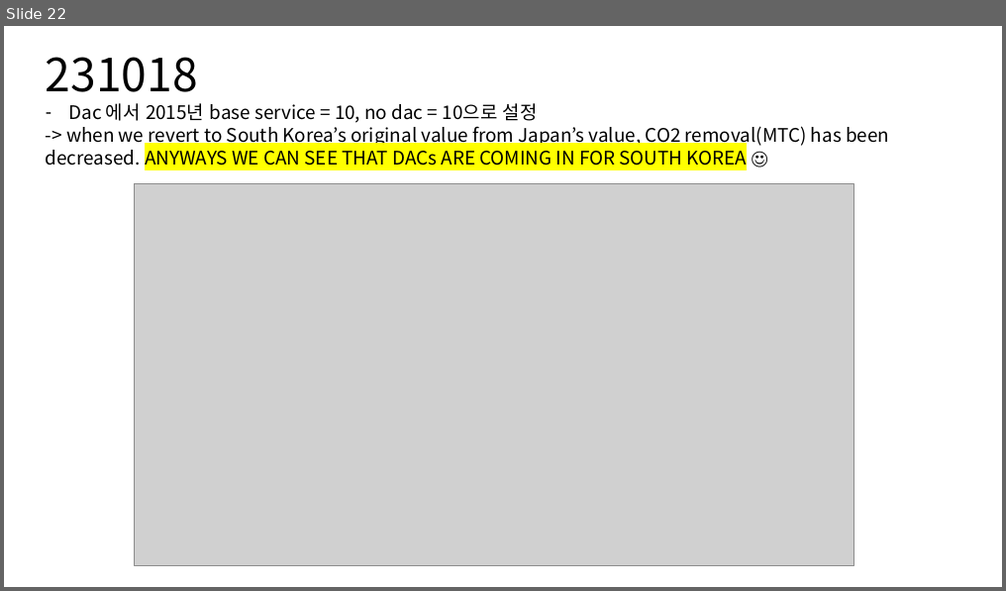
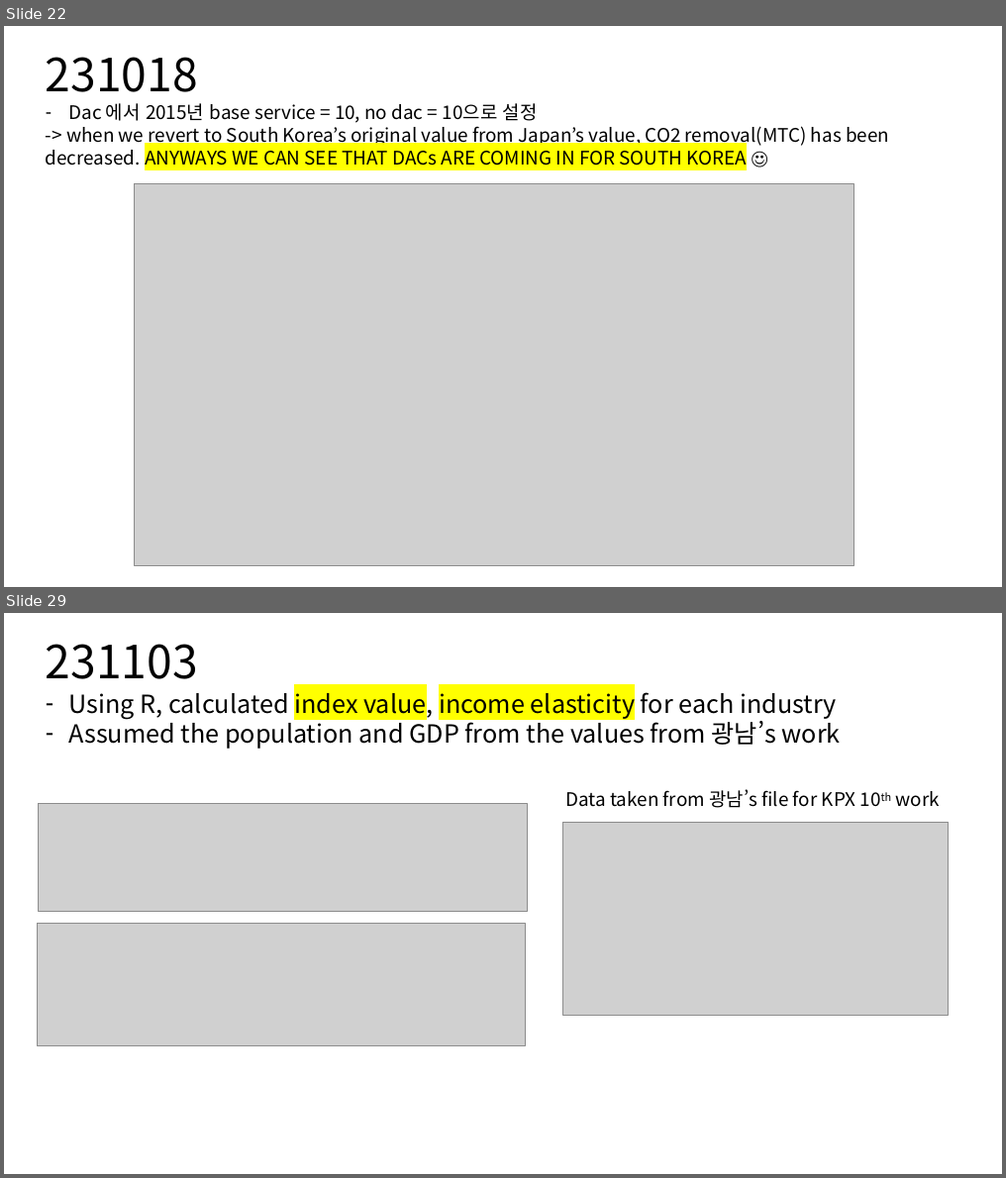
Before and after one commit to coreanjs/jiseok_personal, a slide deck: KAIST_IAM_GROUP/230926_dac_cstorage.pptx. Shown one above the other, each under a label of ours: slide 22 before the commit, slides 22 and 29 after it; the slides between them are not shown. The pictures are 1006x591 and 1006x1178 pixels, drawn with LibreOffice and Linux fonts; fonts in the diff are those of the drawing; grey boxes stand for pictures. Boxes give left, top, right and bottom in pixels: in the first picture for what was removed or moved away, otherwise in the second. Text is boxed around its words. In the diff, an @@ line names an element or a change of style, - is before the commit and + after.

```diff
--- a/KAIST_IAM_GROUP/230926_dac_cstorage.pptx
+++ b/KAIST_IAM_GROUP/230926_dac_cstorage.pptx
@@ slide 29 added at bbox=[4, 613, 1002, 1174], background #FFFFFF @@
@@ text added at bbox=[46, 644, 841, 749], 24 pt, text #000000 @@
+231103
+– Using R, calculated index value, income elasticity for each industry
+– Assumed the population and GDP from the values from 광남’s work
@@ text added at bbox=[565, 789, 940, 808], 18 pt, text #000000 @@
+Data taken from 광남’s file for KPX 10th work
@@ picture added at bbox=[39, 804, 528, 912] @@
@@ picture added at bbox=[562, 822, 948, 1015] @@
@@ picture added at bbox=[37, 923, 525, 1047] @@
```
Also in this commit, not shown: 9 other slides added, 47 other files.
